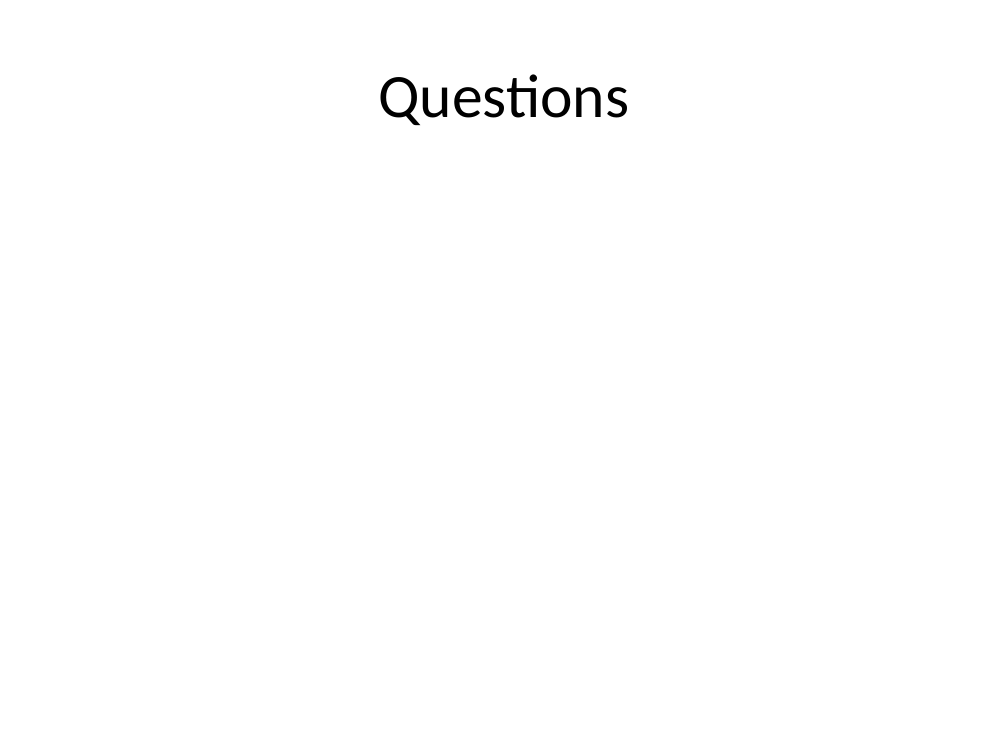
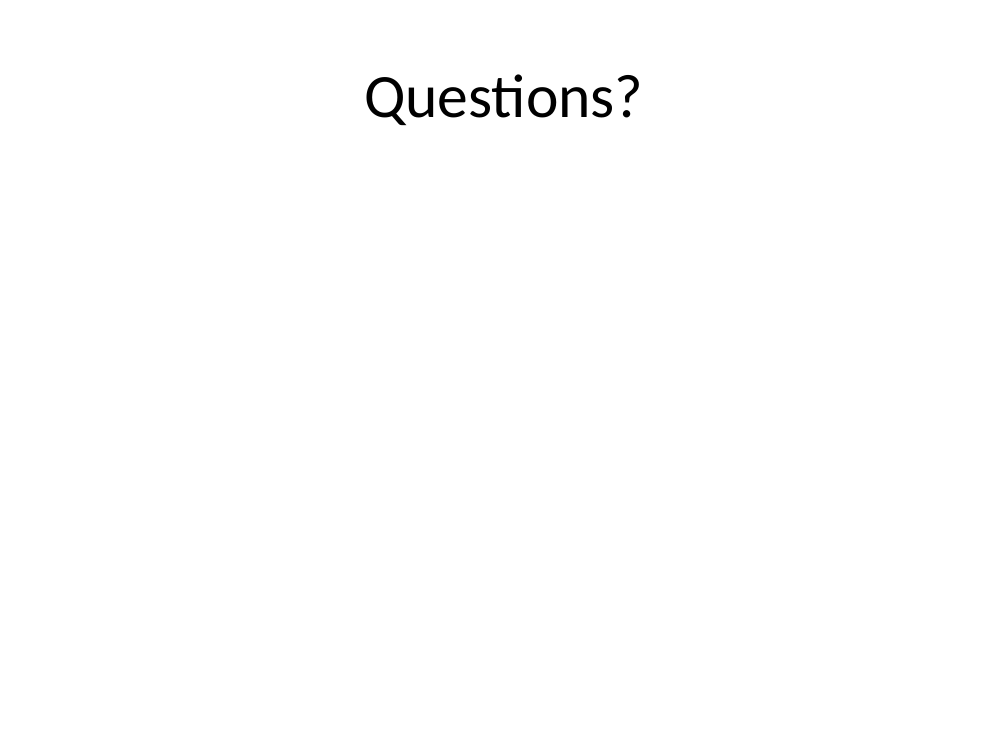
Before and after one commit to applicationskeleton/Skeleton, a slide deck: slide 23 of tutorial/skeleton-tutorial.pptx (slide 18 before the commit). Drawn at 1008x756 pixels with LibreOffice and Linux fonts; fonts in the diff are those of the drawing. Boxes give left, top, right and bottom in pixels: in the first picture for what was removed or moved away, otherwise in the second. Text is boxed around its words. In the diff, an @@ line names an element or a change of style, - is before the commit and + after.

```diff
--- a/tutorial/skeleton-tutorial.pptx
+++ b/tutorial/skeleton-tutorial.pptx
@@ title at [364, 74, 643, 125]: text changed @@
-Questions
+Questions?
```
Also in this commit, not shown: 10 other slides changed, 5 slides added, 1 other file.
